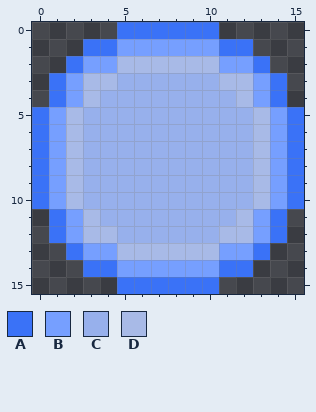
Pixel-art sprite: Assets/Resources/Grenade.png. The first picture shows the starting point.
The file is 128x128 pixels, drawn in blocks of 8x8; one block is one cell here.
Palette (. is transparent): A #3a72f7  B #769fff  C #97b0ec  D #a8bae7
After:
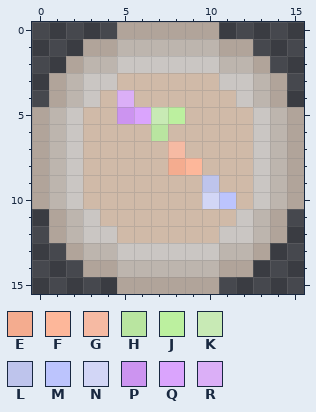
Colours new in this view: E #f4ac8f  F #fdb79a  G #f6baa3  H #b9e5a0  J #bcf09f  K #c8eab5  L #bec4ec  M #bcc4fd  N #d2d6f6  P #cc94f0  Q #daa4fd  R #dbaff7
The edit:
@@ palette @@
-A #3a72f7
+A #b1a49a
-B #769fff
+B #bdb5ae
-C #97b0ec
+C #d0baa8
-D #a8bae7
+D #cac6c3
@@ x 3..13 @@
  3 DDCCCCCCDDB
- 4 DCCCCCCCCDB
- 5 CCCCCCCCCCD
- 6 CCCCCCCCCCD
- 7 CCCCCCCCCCD
- 8 CCCCCCCCCCD
- 9 CCCCCCCCCCD
-10 CCCCCCCCCCD
+ 4 DCRCCCCCCDB
+ 5 CCPQKJCCCCD
+ 6 CCCCHCCCCCD
+ 7 CCCCCGCCCCD
+ 8 CCCCCEFCCCD
+ 9 CCCCCCCLCCD
+10 CCCCCCCNMCD
 11 DCCCCCCCCDB
Pixel boxes of the changes (left, top, right, bottom) in both pictures:
changed: (32, 22, 304, 294)
